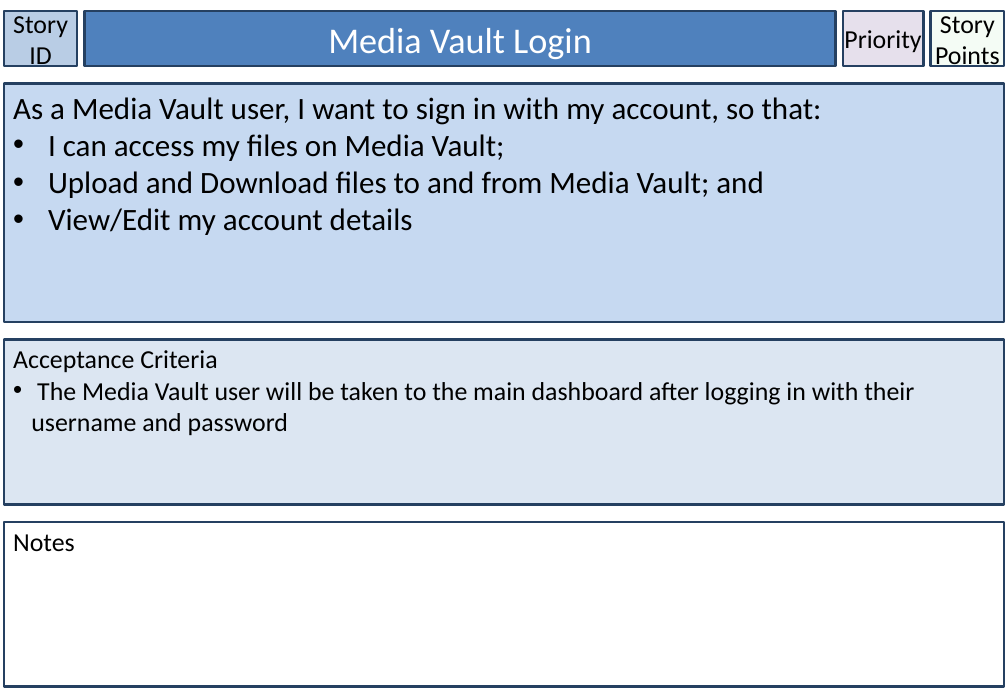
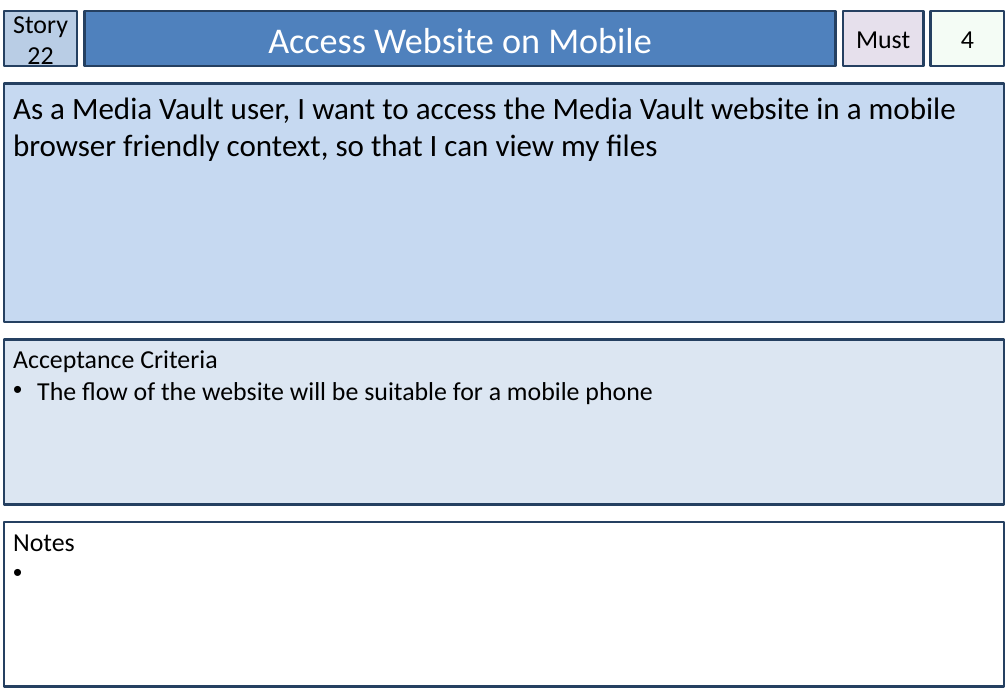
Before and after one commit to Lewibra/IFB299, a slide deck: slide 26 of Stories/Story Cards.pptx (slide 5 before the commit). Drawn at 1008x698 pixels with LibreOffice and Linux fonts; fonts in the diff are those of the drawing. Boxes give left, top, right and bottom in pixels: in the first picture for what was removed or moved away, otherwise in the second. Text is boxed around its words. In the diff, an @@ line names an element or a change of style, - is before the commit and + after.

```diff
--- a/Stories/Story Cards.pptx
+++ b/Stories/Story Cards.pptx
@@ text in rectangle at bbox=[13, 16, 68, 71]: text changed @@
-Story ID
+Story 22
@@ text in rectangle at bbox=[268, 28, 651, 54]: text changed @@
-Media Vault Login
+Access Website on Mobile
@@ text in rectangle at bbox=[856, 31, 910, 48]: text changed @@
-Priority
+Must
@@ text in rectangle at bbox=[961, 31, 974, 48]: text changed @@
-Story Points
+4
@@ text in rectangle at bbox=[13, 97, 956, 161]: text changed @@
-As a Media Vault user, I want to sign in with my account, so that:
-• I can access my files on Media Vault;
-• Upload and Download files to and from Media Vault; and
-• View/Edit my account details
+As a Media Vault user, I want to access the Media Vault website in a mobile browser friendly context, so that I can view my files
@@ text in rectangle at bbox=[37, 382, 652, 405]: text changed @@
-• The Media Vault user will be taken to the main dashboard after logging in with their username and password
+• The flow of the website will be suitable for a mobile phone
```
Also in this commit, not shown: 20 other slides changed, 3 slides added.
